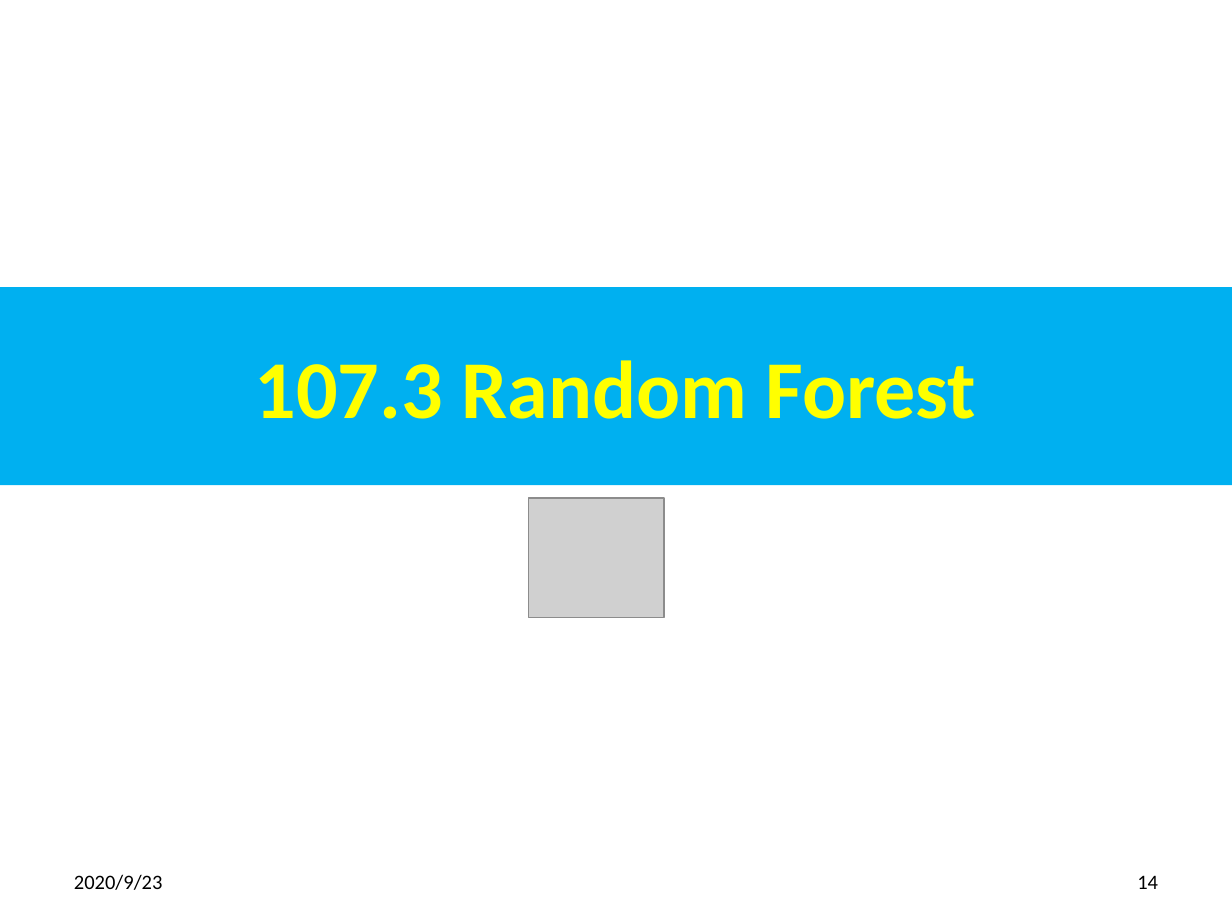
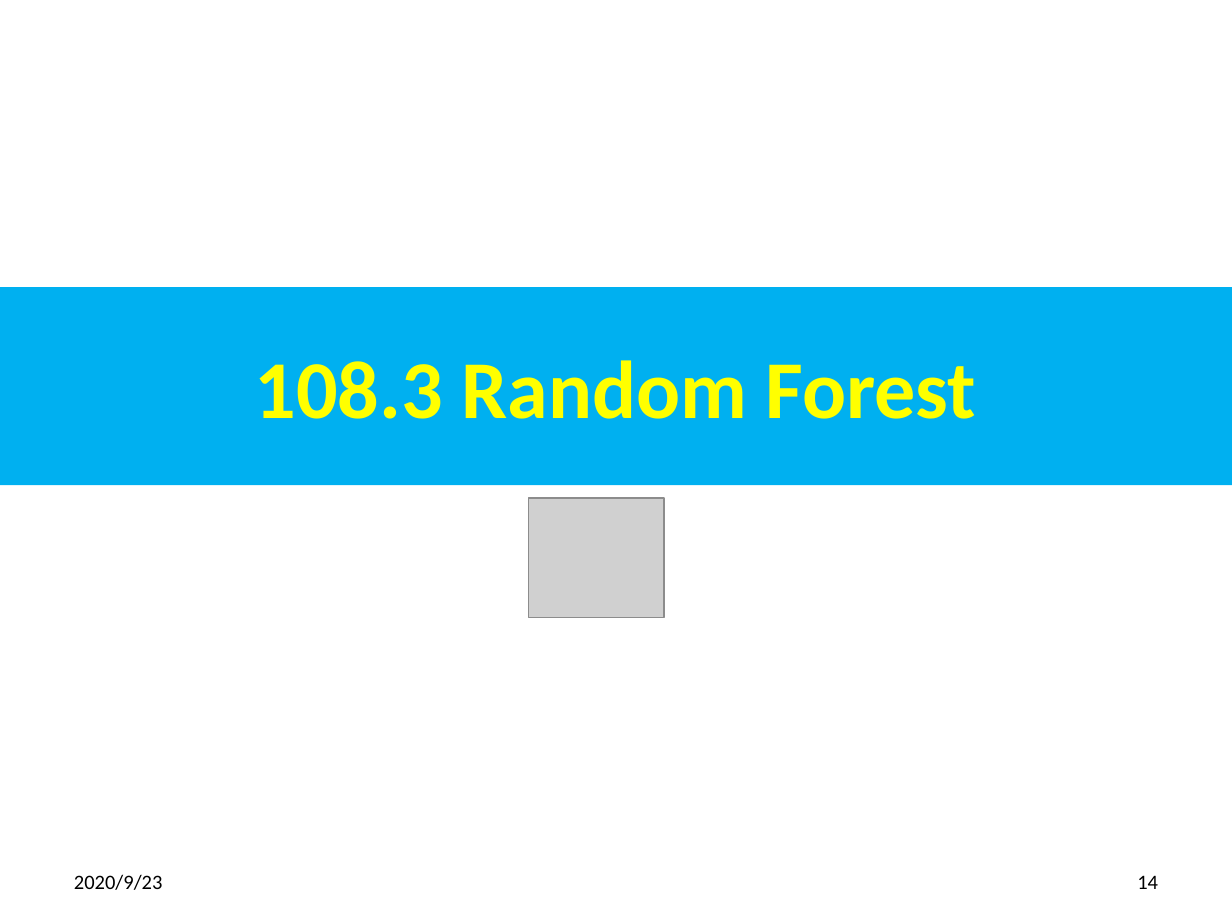
Before and after one commit to peterhchen/900_Python_ML_DS_DL, a slide deck: slide 14 of 108_FinalProjReview.pptx. Drawn at 1232x924 pixels with LibreOffice and Linux fonts; fonts in the diff are those of the drawing; grey boxes stand for pictures. Boxes give left, top, right and bottom in pixels: in the first picture for what was removed or moved away, otherwise in the second. Text is boxed around its words. In the diff, an @@ line names an element or a change of style, - is before the commit and + after.

```diff
--- a/108_FinalProjReview.pptx
+++ b/108_FinalProjReview.pptx
@@ title at <box>255,360,977,419</box>: text changed @@
-107.3 Random Forest
+108.3 Random Forest
```
Also in this commit, not shown: 28 other slides changed.
